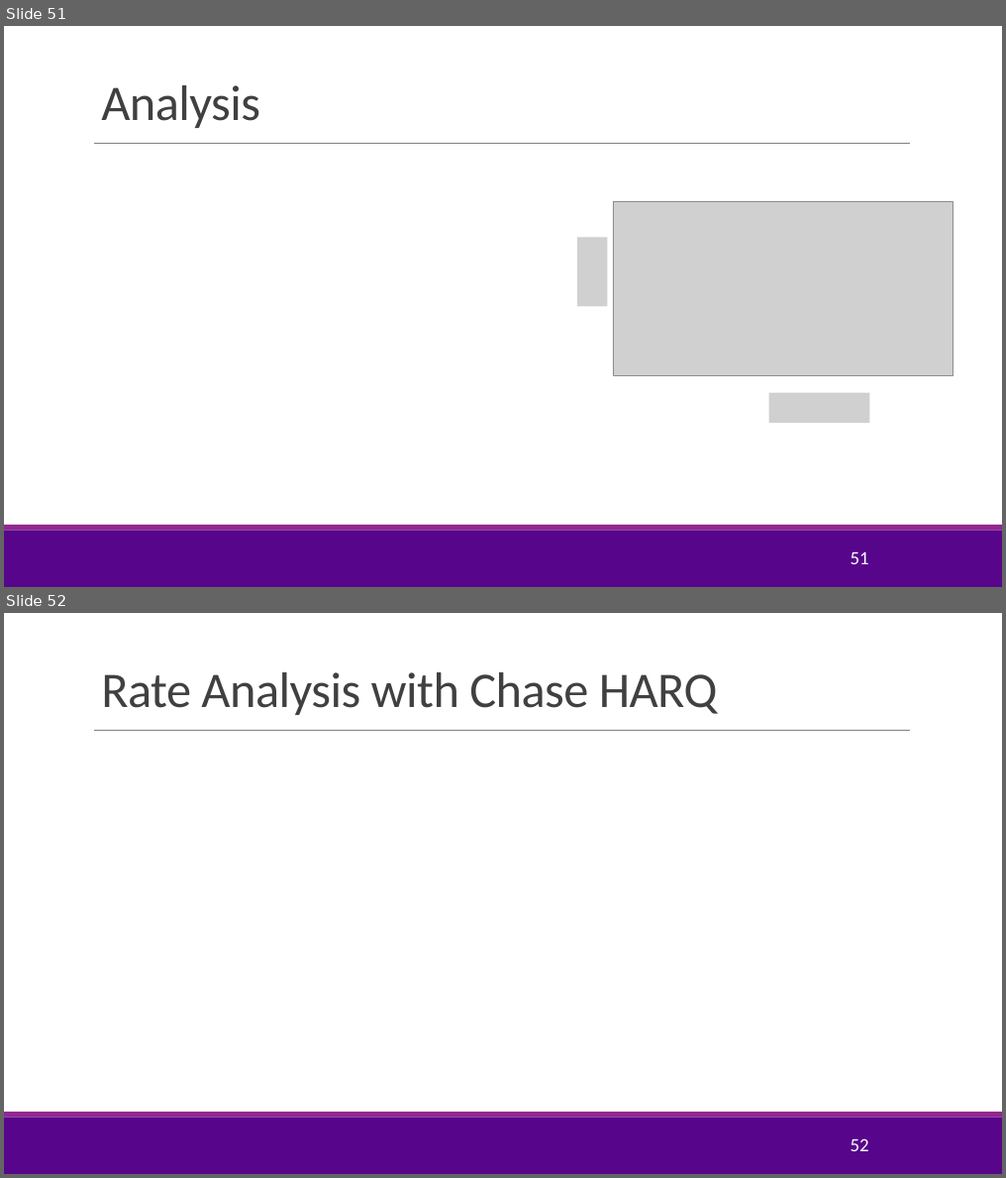
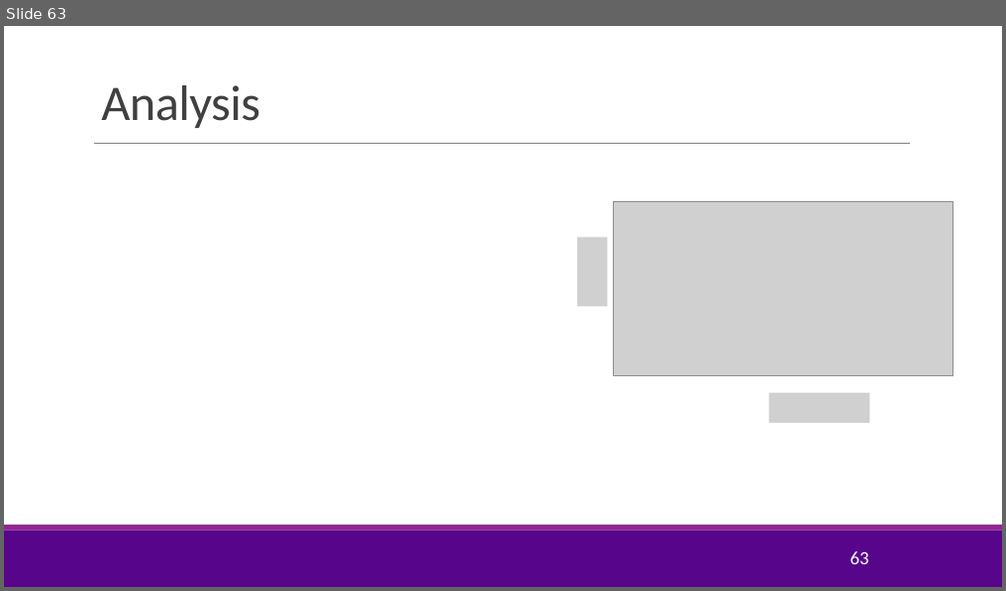
Before and after one commit to sdrangan/wirelesscomm, a slide deck: lectures/Unit05_AMC.pptx. Shown one above the other, each under a label of ours: slides 51 and 52 before the commit, slide 63 after it. The pictures are 1006x1178 and 1006x591 pixels, drawn with LibreOffice and Linux fonts; fonts in the diff are those of the drawing; grey boxes stand for pictures; background and template pictures are left out. Boxes give left, top, right and bottom in pixels: in the first picture for what was removed or moved away, otherwise in the second. Text is boxed around its words. In the diff, an @@ line names an element or a change of style, - is before the commit and + after.

```diff
--- a/lectures/Unit05_AMC.pptx
+++ b/lectures/Unit05_AMC.pptx
@@ slide 52 removed at [4, 613, 1002, 1174], background #FFFFFF; not listed: 3 template elements that a slide beside it also shows @@
@@ title removed at [101, 672, 718, 715] @@
-Rate Analysis with Chase HARQ
@@ page number removed at [850, 1139, 869, 1152] @@
-52
@@ what was slide 51 is now slide 63 @@
@@ page number at [850, 552, 869, 565]: text changed @@
-51
+63
```
Also in this commit, not shown: 5 slides changed, 4 slides added, 2 other slides removed, 4 other files.
